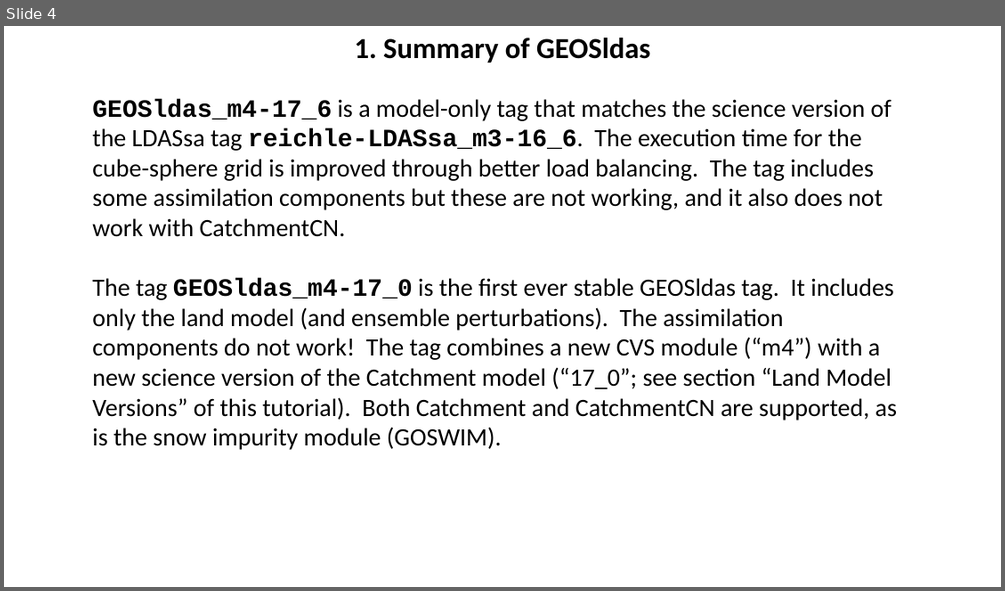
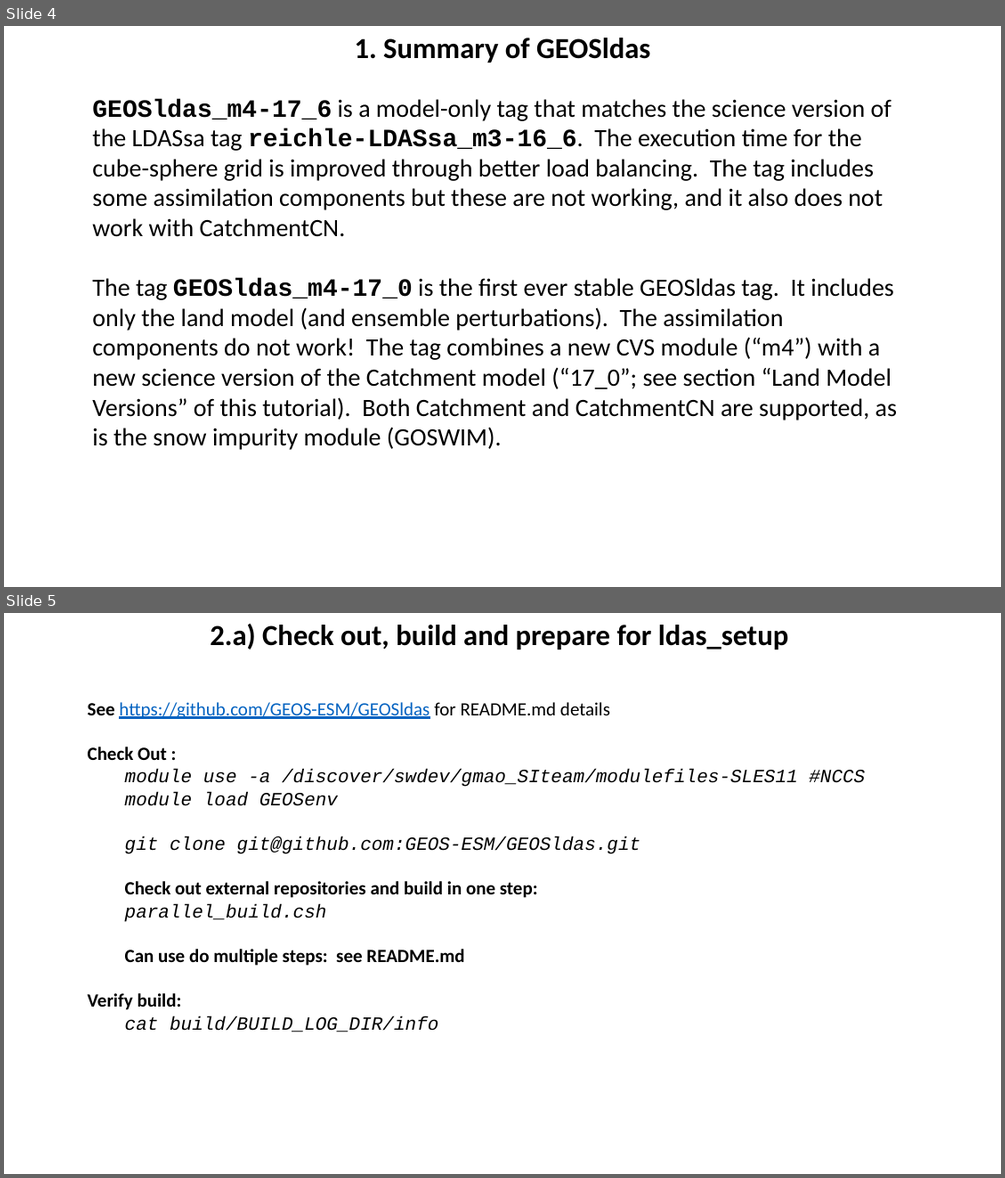
Before and after one commit to GEOS-ESM/GEOSldas, a slide deck: src/Applications/LDAS_App/doc/GEOSldas-tutorial.pptx. Shown one above the other, each under a label of ours: slide 4 before the commit, slides 4 and 5 after it. The pictures are 1005x591 and 1005x1178 pixels, drawn with LibreOffice and Linux fonts; fonts in the diff are those of the drawing. Boxes give left, top, right and bottom in pixels: in the first picture for what was removed or moved away, otherwise in the second. Text is boxed around its words. In the diff, an @@ line names an element or a change of style, - is before the commit and + after.

```diff
--- a/src/Applications/LDAS_App/doc/GEOSldas-tutorial.pptx
+++ b/src/Applications/LDAS_App/doc/GEOSldas-tutorial.pptx
@@ slide 5 added at (x1=4, y1=613, x2=1001, y2=1174), background #FFFFFF @@
@@ text added at (x1=210, y1=624, x2=788, y2=649), 28 pt, text #000000, bold @@
+  2.a) Check out, build and prepare for ldas_setup
@@ text added at (x1=88, y1=702, x2=865, y2=1032), 18 pt, text #000000, italic @@
+See https://github.com/GEOS-ESM/GEOSldas for README.md details
+Check Out :
+  module use -a /discover/swdev/gmao_SIteam/modulefiles-SLES11 #NCCS
+  module load GEOSenv
+  git clone git@github.com:GEOS-ESM/GEOSldas.git
+Check out external repositories and build in one step:
+  parallel_build.csh
+  Can use do multiple steps: see README.md
+  Verify build:
+  cat build/BUILD_LOG_DIR/info
```
Also in this commit, not shown: 3 slides changed, 1 other file.
